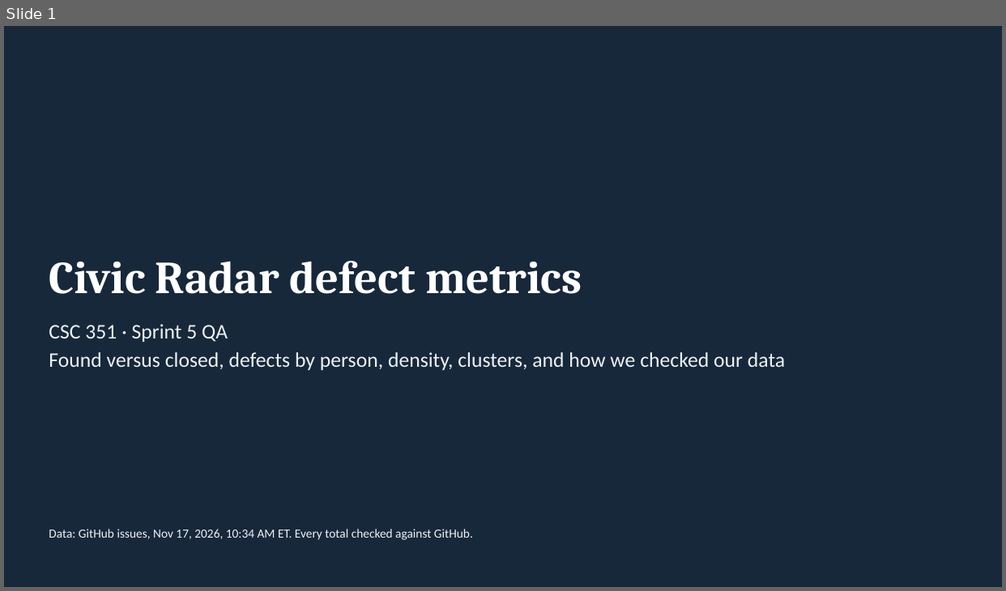
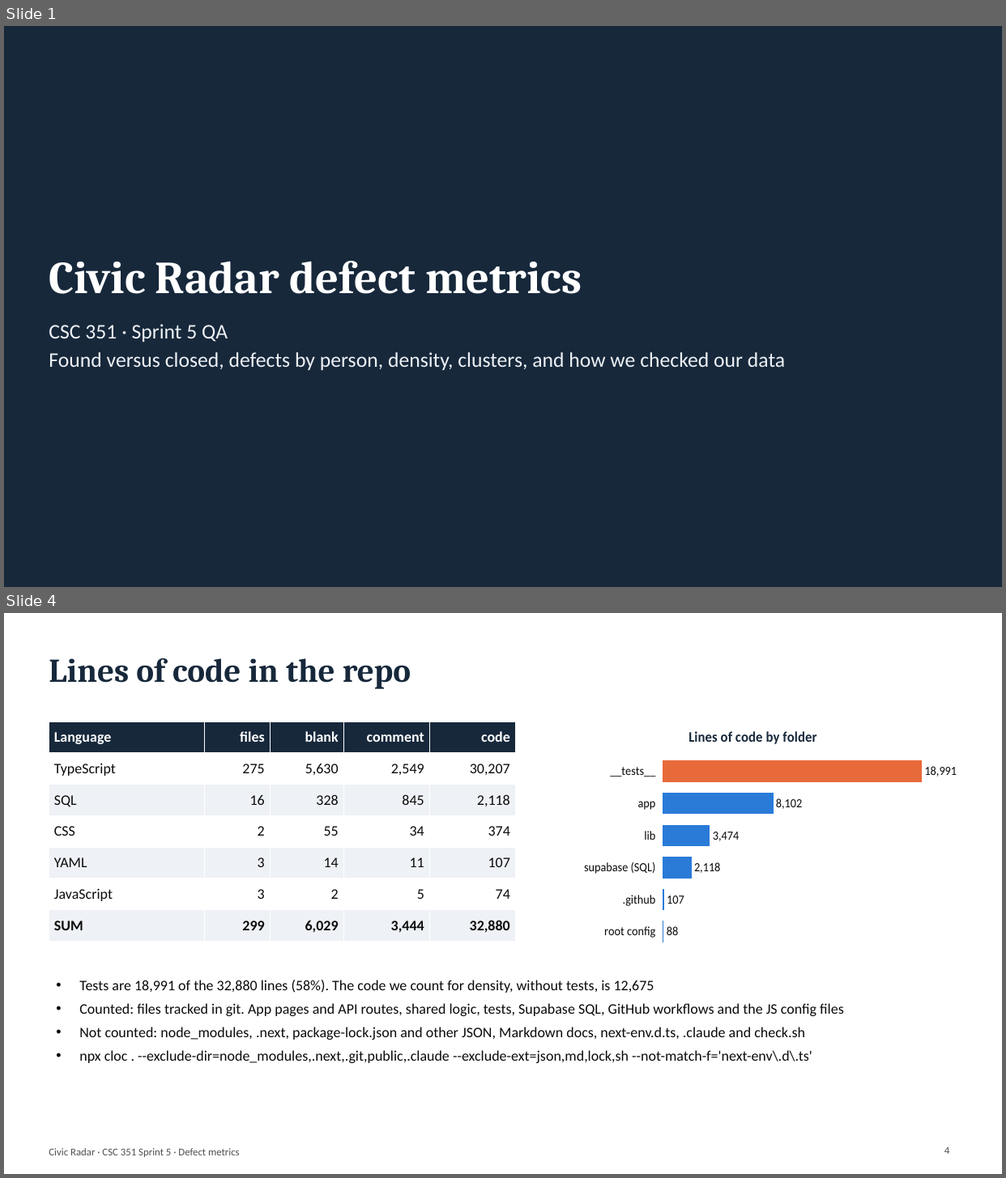
Before and after one commit to Civic-Radar/civicradar-project, a slide deck: Defect Metrics/Civic Radar Defect Metrics.pptx. Shown one above the other, each under a label of ours: slide 1 before the commit, slides 1 and 4 after it; the slides between them are not shown. The pictures are 1006x591 and 1006x1178 pixels, drawn with LibreOffice and Linux fonts; fonts in the diff are those of the drawing. Boxes give left, top, right and bottom in pixels: in the first picture for what was removed or moved away, otherwise in the second. Text is boxed around its words. In the diff, an @@ line names an element or a change of style, - is before the commit and + after.

```diff
--- a/Defect Metrics/Civic Radar Defect Metrics.pptx
+++ b/Defect Metrics/Civic Radar Defect Metrics.pptx
@@ slide 4 added at [4,613,1002,1174], background #FFFFFF @@
@@ title added at [49,658,411,689], 32 pt, text #17283B, bold @@
+Lines of code in the repo
@@ table added at [49,722,515,942], 7 rows, 5 columns @@
+Language | files | blank | comment | code
+TypeScript | 275 | 5,630 | 2,549 | 30,207
+SQL | 16 | 328 | 845 | 2,118
+CSS | 2 | 55 | 34 | 374
+YAML | 3 | 14 | 11 | 107
+JavaScript | 3 | 2 | 5 | 74
+SUM | 299 | 6,029 | 3,444 | 32,880
@@ bar chart added at [577,716,957,953] @@
+title "Lines of code by folder"
+categories: root config, .github, supabase (SQL), lib, app, __tests__
+Series 1: 88, 107, 2118, 3474, 8102, 18991
@@ text added at [79,980,844,1063], 14 pt, text #0B0B0B @@
+• Tests are 18,991 of the 32,880 lines (58%). The code we count for density, without tests, is 12,675
+• Counted: files tracked in git. App pages and API routes, shared logic, tests, Supabase SQL, GitHub workflows and the JS config files
+• Not counted: node_modules, .next, package-lock.json and other JSON, Markdown docs, next-env.d.ts, .claude and check.sh
+• npx cloc . --exclude-dir=node_modules,.next,.git,public,.claude --exclude-ext=json,md,lock,sh --not-match-f='next-env\.d\.ts'
@@ text added at [49,1148,240,1157], 10 pt, text #52514E @@
+Civic Radar · CSC 351 Sprint 5 · Defect metrics
@@ page number added at [944,1148,949,1154], 10 pt, text #52514E @@
+4
@@ slide 1 changed as well @@
@@ text removed at [49,529,473,540] @@
-Data: GitHub issues, Nov 17, 2026, 10:34 AM ET. Every total checked against GitHub.
```
Also in this commit, not shown: 7 other slides changed, 5 other files.
